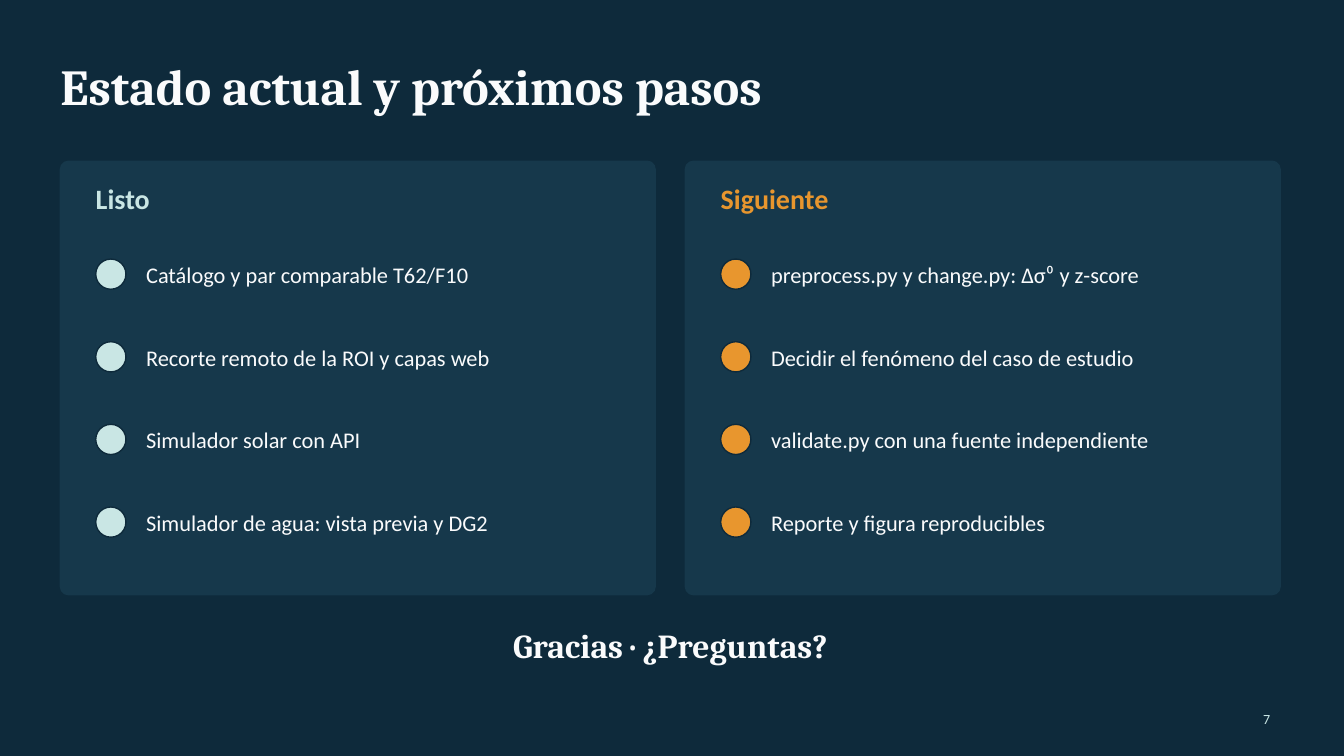
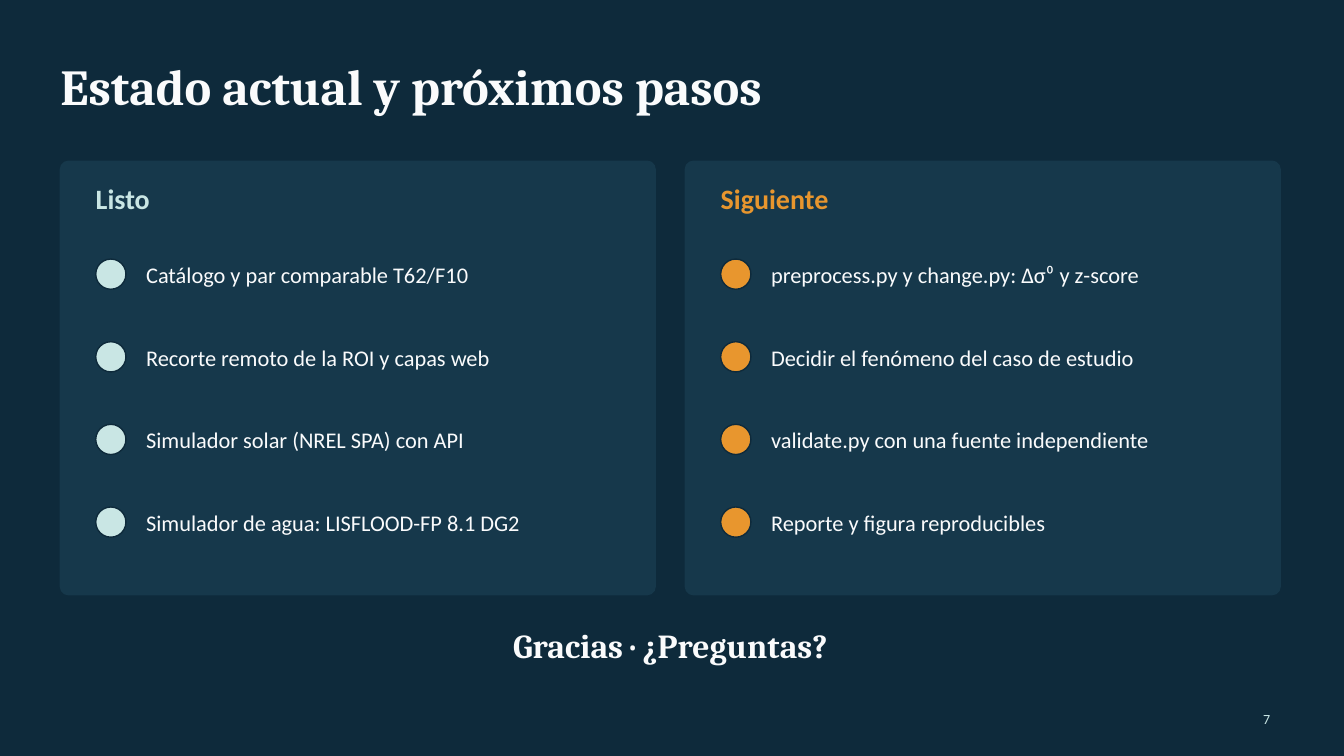
Before and after one commit to sarabiapillo/Space-app-SARS, a slide deck: slide 7 of docs/presentacion/terrapulse-flujos.pptx. Drawn at 1344x756 pixels with LibreOffice and Linux fonts; fonts in the diff are those of the drawing. Boxes give left, top, right and bottom in pixels: in the first picture for what was removed or moved away, otherwise in the second. Text is boxed around its words. In the diff, an @@ line names an element or a change of style, - is before the commit and + after.

Commit message:
feat: Enhance solar simulation features with new heatmap functionality and adjustable radius
- Updated ROI validation to allow larger bounding boxes and diagonal distances.
- Improved file locking mechanism for cross-platform compatibility (Linux and Windows).
- Added support for dynamic radius selection in solar simulations, allowing users to choose from 1 to 10 km.
- Implemented heatmap rendering with adjustable color scales (stretched and absolute) for better visualization of solar radiation data.
- Enhanced UI components to display calculated solar statistics and heatmap legends.
- Added tests for new heatmap functionalities to ensure accuracy and reliability.

```diff
--- a/docs/presentacion/terrapulse-flujos.pptx
+++ b/docs/presentacion/terrapulse-flujos.pptx
@@ text at bbox=[146, 432, 464, 451]: text changed @@
-Simulador solar con API
+Simulador solar (NREL SPA) con API
@@ text at bbox=[146, 515, 519, 535]: text changed @@
-Simulador de agua: vista previa y DG2
+Simulador de agua: LISFLOOD-FP 8.1 DG2
```
Also in this commit, not shown: 2 slides added, 2 slides removed, 11 other files.
